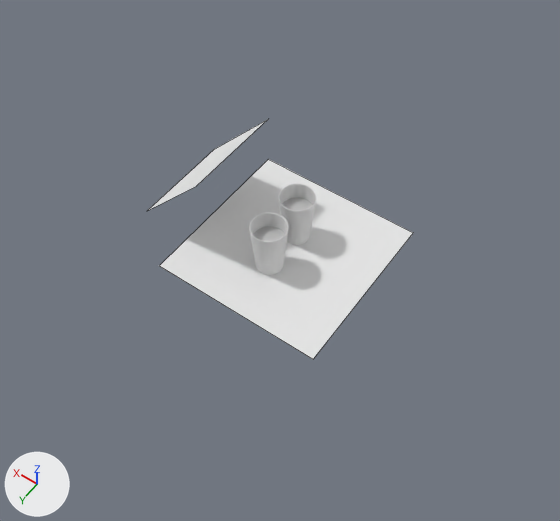
The OBJ model res/throw.obj, before and after one commit.
Before and after are seen from a 50 mm lens placed at (-15.4, 22.0, 33.2), pointed at (-1.3, 2.2, 2.2). The axes (+X, +Y, +Z) are drawn at lower left. The lights are the same throughout. Mesh edges are drawn as thin lines on the coarser meshes. Where no turn or scale is listed for an object, it has been applied to the vertices. Vertices at the same position are counted once.

In view in the first picture: 'Glass.001_Cylinder.001', 'Glass_Cylinder.001', 'Ground_Plane.001', 'TopLight_Plane'.
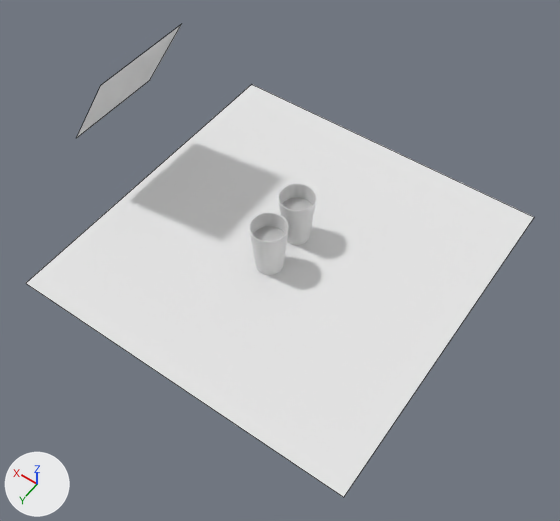
Changed parts and their boxes (x1, y1, x2, y2) in the pictures (560 x 521 px):
'Ground_Plane.001', reshaped (100% wider, 105% taller): before (160, 159, 413, 359); after (26, 85, 534, 497)
'TopLight_Plane', reshaped (13% narrower, 23% taller): before (147, 119, 268, 211); after (77, 24, 182, 137)

Edits to the bpy script that builds the scene:
```text
Change me_ground_plane_001:
    where me_ground_plane_001.from_pydata(...)  # 4 vertices, 1 face; spans x -5.24..4.76, y -5.06..4.94, z 0.01
    used by ob_ground_plane_001; location = (0.0, 0.0, 0.0)
    me_ground_plane_001 part 1
    me_ground_plane_001.vertices[0].co: (4.76, -5.06, 0.01) -> (9.76, -10.06, 0.01)  # pixel (268, 159) -> pixel (251, 84)
    me_ground_plane_001.vertices[1].co: (-5.24, -5.06, 0.01) -> (-10.24, -10.06, 0.01)  # pixel (413, 232) -> pixel (534, 217)
    me_ground_plane_001.vertices[2].co: (4.76, 4.94, 0.01) -> (9.76, 9.94, 0.01)  # pixel (159, 265) -> pixel (25, 283)
    me_ground_plane_001.vertices[3].co: (-5.24, 4.94, 0.01) -> (-10.24, 9.94, 0.01)  # pixel (313, 359) -> pixel (343, 497)
Change me_toplight_plane:
    where me_toplight_plane.from_pydata(...)  # 4 vertices, 1 face; spans x 3.18..7.2, y -3.0..3.0, z 1.07..5.52
    used by ob_toplight_plane; location = (0.0, 0.0, 0.0)
    me_toplight_plane part 2
    me_toplight_plane.vertices[0].co: (7.2, -3.0, 1.07) -> (11.77, -3.0, 4.02)  # pixel (214, 149) -> pixel (149, 80)
    me_toplight_plane.vertices[1].co: (3.18, -3.0, 5.52) -> (8.65, -3.0, 9.14)  # pixel (268, 118) -> pixel (181, 23)
    me_toplight_plane.vertices[2].co: (7.2, 3.0, 1.07) -> (11.77, 3.0, 4.02)  # pixel (146, 211) -> pixel (76, 138)
    me_toplight_plane.vertices[3].co: (3.18, 3.0, 5.52) -> (8.65, 3.0, 9.14)  # pixel (196, 186) -> pixel (100, 85)
```
